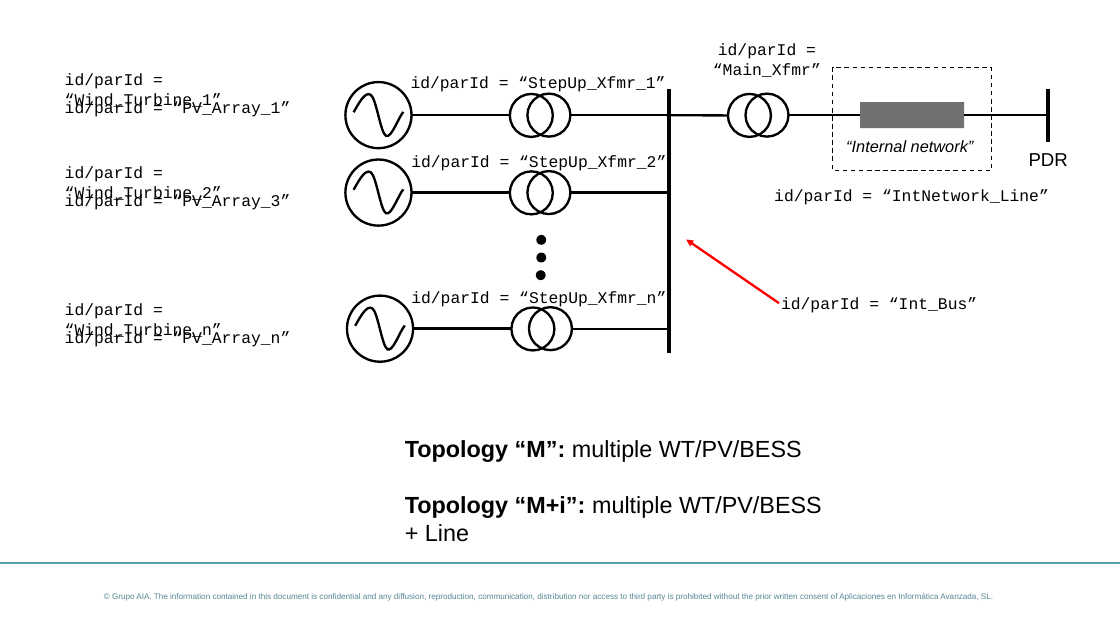
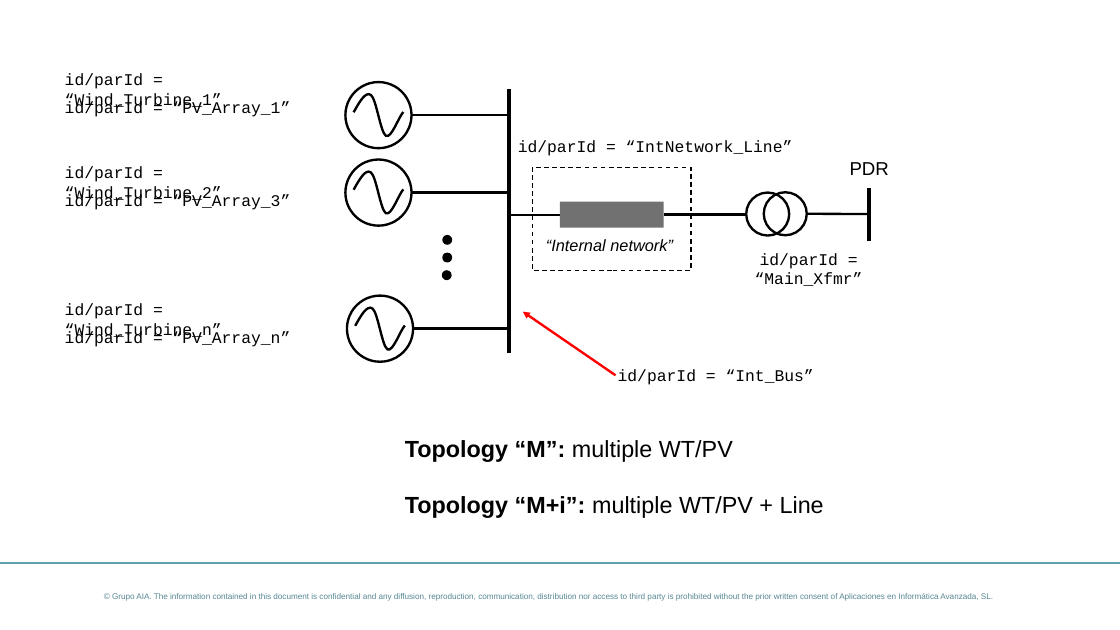
Before and after one commit to dynawo/dyn-grid-compliance-verification, a slide deck: slide 4 of docs/initialization/topology_catalog.pptx. Drawn at 1120x630 pixels with LibreOffice and Linux fonts; fonts in the diff are those of the drawing; background and template pictures are left out. Boxes give left, top, right and bottom in pixels: in the first picture for what was removed or moved away, otherwise in the second. Text is boxed around its words. In the diff, an @@ line names an element or a change of style, - is before the commit and + after.

```diff
--- a/docs/initialization/topology_catalog.pptx
+++ b/docs/initialization/topology_catalog.pptx
@@ text removed at <box>411,76,665,93</box> @@
-id/parId = “StepUp_Xfmr_1”
@@ line moved from (669, 89) - (669, 354) to (509, 89) - (509, 354) @@
@@ ellipse removed at <box>510,94,553,137</box> @@
@@ ellipse removed at <box>528,94,571,137</box> @@
@@ line removed from (571, 115) to (669, 115) @@
@@ text "id/parId = “IntNetwork_Line”": place and size @@
-text "id/parId = “IntNetwork_Line”" at <box>774,189,1049,205</box>
+text "id/parId = “IntNetwork_Line”" at <box>518,140,793,156</box>
@@ text removed at <box>411,155,666,172</box> @@
-id/parId = “StepUp_Xfmr_2”
@@ ellipse removed at <box>510,171,553,214</box> @@
@@ ellipse removed at <box>528,171,571,214</box> @@
@@ 2 rectangles, 1 text, 1 line: place and size @@
-2 rectangles, 1 text, 1 line at <box>833,68,1047,171</box>
+2 rectangles, 1 text, 1 line at <box>533,167,746,271</box>
@@ text "PDR": place and size @@
-text "PDR" at <box>1029,153,1068,166</box>
+text "PDR" at <box>850,162,889,175</box>
@@ line removed from (571, 192) to (669, 192) @@
@@ ellipse: place and size @@
-ellipse at <box>728,94,771,137</box>
+ellipse at <box>746,192,789,235</box>
@@ ellipse: place and size @@
-ellipse at <box>746,94,789,137</box>
+ellipse at <box>764,192,807,235</box>
@@ line moved from (1049, 89) - (1049, 142) to (870, 188) - (870, 241) @@
@@ line moved from (789, 115) - (860, 115) to (569, 215) - (509, 215) @@
@@ line moved from (666, 115) - (728, 115) to (807, 213) - (868, 214) @@
@@ text "id/parId = “Main_Xfmr”": place and size @@
-text "id/parId = “Main_Xfmr”" at <box>713,43,821,77</box>
+text "id/parId = “Main_Xfmr”" at <box>755,253,863,286</box>
@@ text removed at <box>411,291,666,308</box> @@
-id/parId = “StepUp_Xfmr_n”
@@ 3 ellipses: place and size @@
-3 ellipses at <box>536,235,547,281</box>
+3 ellipses at <box>442,235,453,281</box>
@@ ellipse removed at <box>512,308,555,350</box> @@
@@ arrow moved from (779, 303) - (686, 239) to (616, 376) - (523, 312) @@
@@ ellipse removed at <box>529,308,572,350</box> @@
@@ line removed from (573, 329) to (670, 329) @@
@@ text "id/parId = “Int_Bus”": place and size @@
-text "id/parId = “Int_Bus”" at <box>781,297,977,313</box>
+text "id/parId = “Int_Bus”" at <box>618,369,814,385</box>
@@ text at <box>405,440,824,518</box>: text changed @@
-Topology “M”: multiple WT/PV/BESS
-Topology “M+i”: multiple WT/PV/BESS + Line
+Topology “M”: multiple WT/PV
+Topology “M+i”: multiple WT/PV + Line
```
Also in this commit, not shown: 5 other slides changed, 12 other files.
